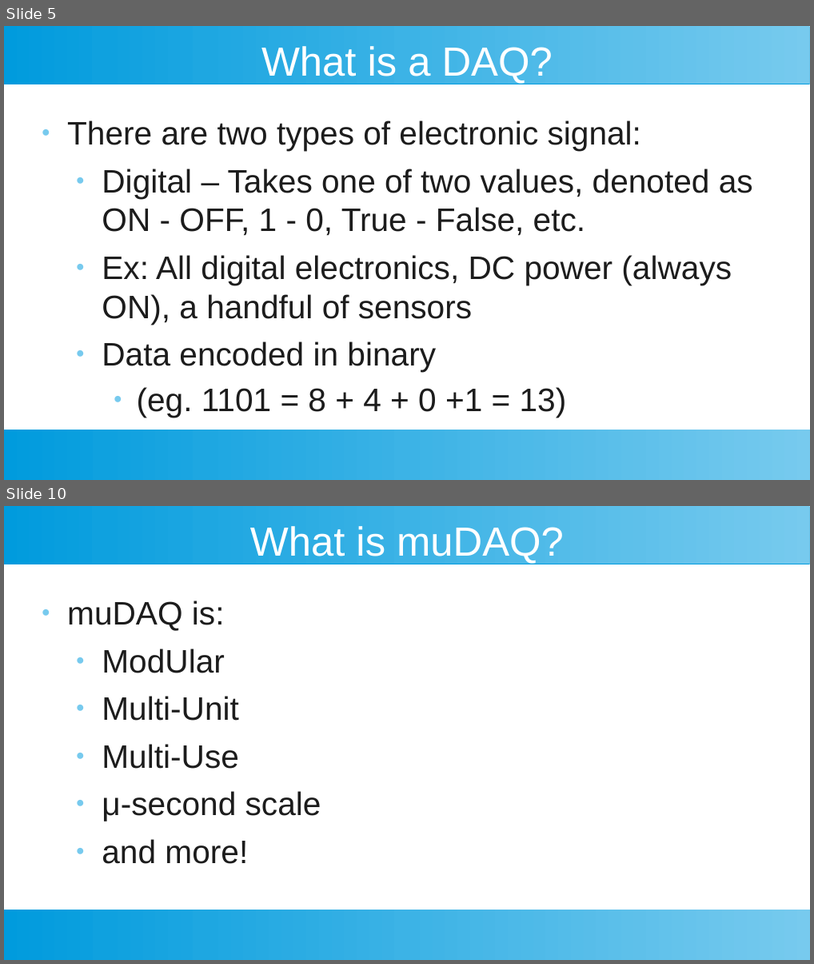
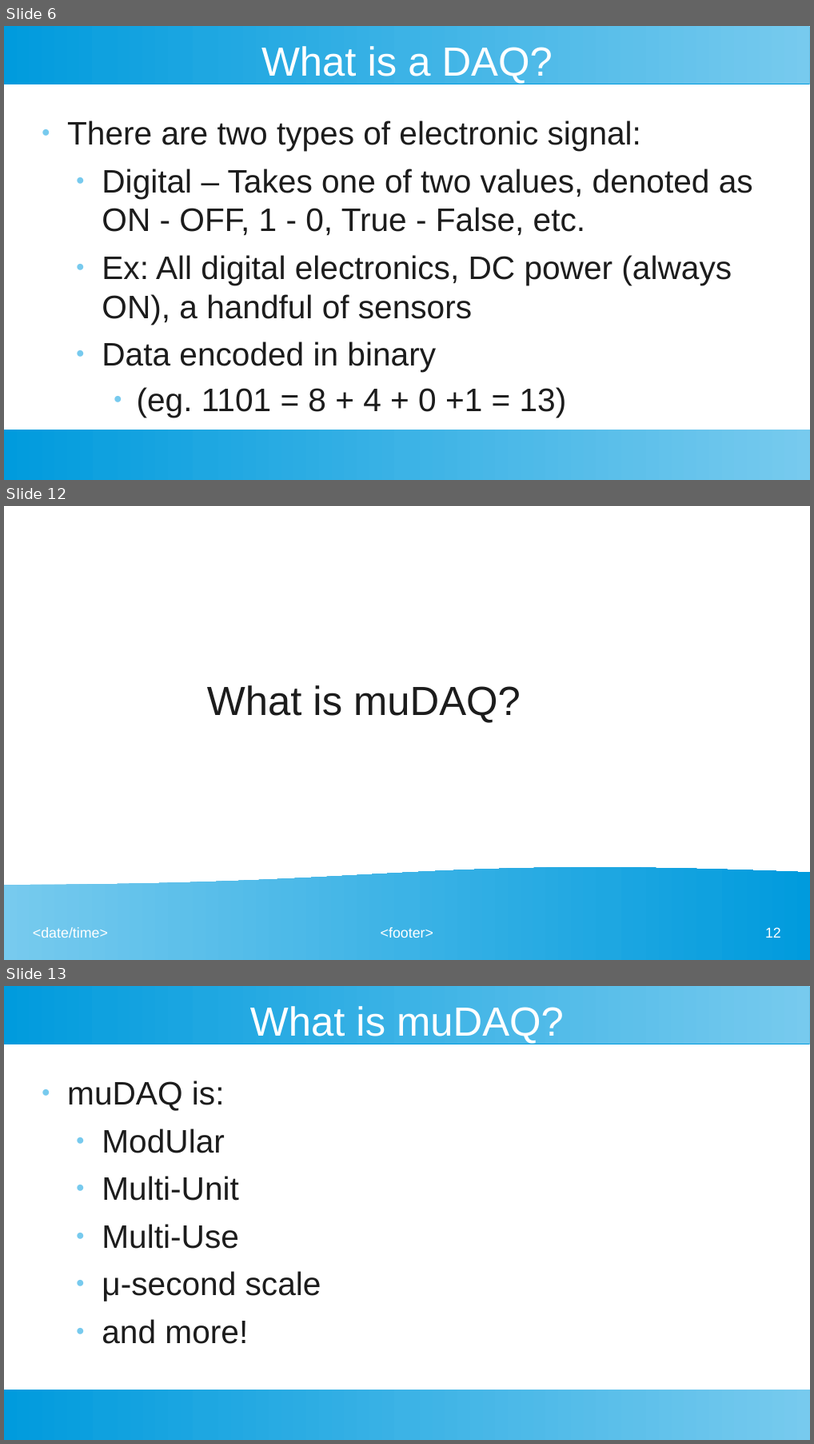
Before and after one commit to StellarRemnants/muDAQ, a slide deck: Presentation_2022-10-07.odp. Shown one above the other, each under a label of ours: slides 5 and 10 before the commit, slides 6, 12 and 13 after it; the slides between them are not shown. The pictures are 814x964 and 814x1444 pixels, drawn with LibreOffice and Linux fonts; fonts in the diff are those of the drawing. Boxes give left, top, right and bottom in pixels: in the first picture for what was removed or moved away, otherwise in the second. Text is boxed around its words. In the diff, an @@ line names an element or a change of style, - is before the commit and + after.

```diff
--- a/Presentation_2022-10-07.odp
+++ b/Presentation_2022-10-07.odp
@@ slide 12 added at (x1=4, y1=506, x2=810, y2=960), background #FFFFFF @@
@@ title added at (x1=207, y1=685, x2=521, y2=723), 40 pt, text #1C1C1C @@
+What is muDAQ?
@@ flow chart document added at (x1=4, y1=866, x2=810, y2=960), fill gradient #77CAEE to #75C9EE to #73C9ED to #71C8ED to #6FC7ED to #6EC6ED @@
@@ text added at (x1=33, y1=927, x2=108, y2=937), 14 pt, text #FFFFFF @@
+<date/time>
@@ text added at (x1=381, y1=927, x2=434, y2=937), 14 pt, text #FFFFFF @@
+<footer>
@@ page number added at (x1=766, y1=927, x2=782, y2=937), 14 pt, text #FFFFFF @@
+12
@@ what was slide 5 is now slide 6 @@
@@ what was slide 10 is now slide 13 @@
```
Also in this commit, not shown: 11 slides changed, 8 other slides added, 4 other files.
